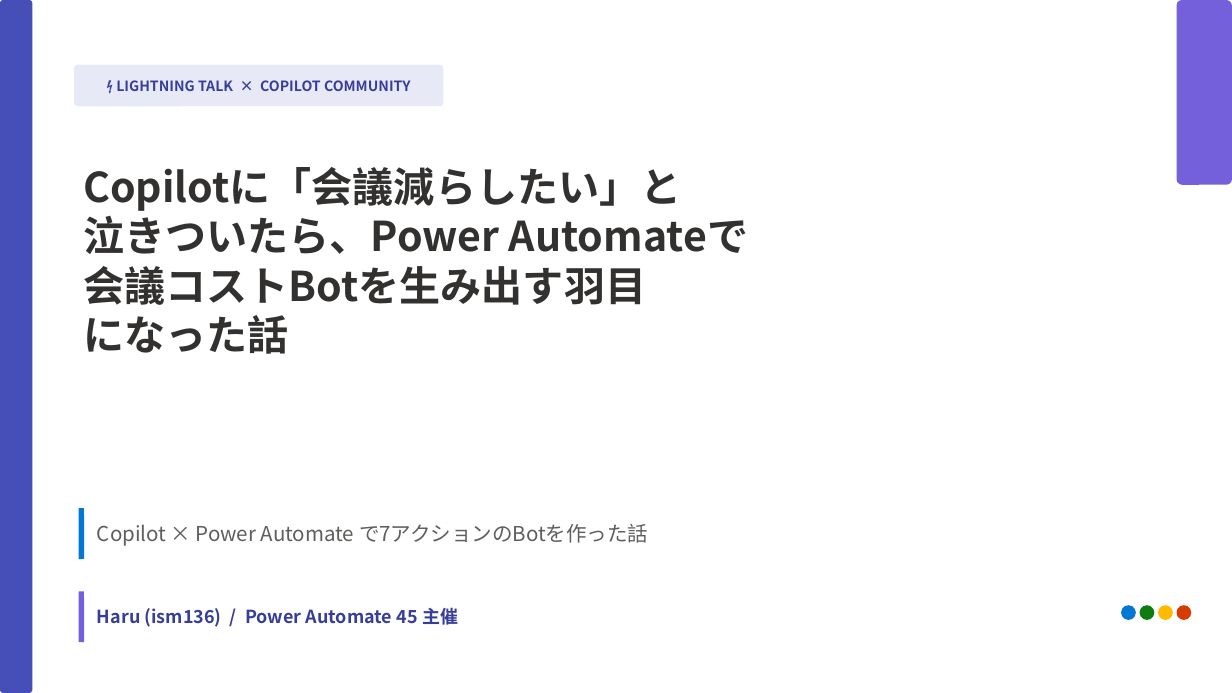
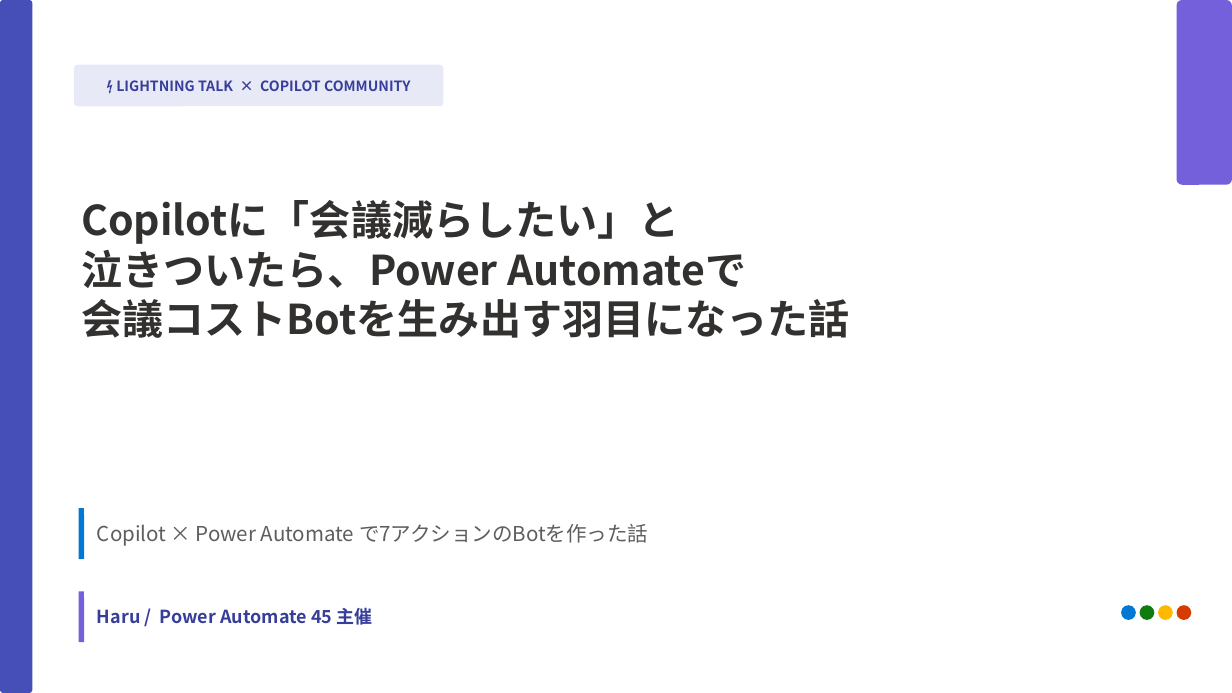
Before and after one commit to Haru-PowerPlatform/pa45, a slide deck: slide 1 of assets/pa45/LT001_Copilot_MeetingCostBot_20260428.pptx. Drawn at 1232x693 pixels with LibreOffice and Linux fonts; fonts in the diff are those of the drawing. Boxes give left, top, right and bottom in pixels: in the first picture for what was removed or moved away, otherwise in the second. Text is boxed around its words. In the diff, an @@ line names an element or a change of style, - is before the commit and + after.

```diff
--- a/assets/pa45/LT001_Copilot_MeetingCostBot_20260428.pptx
+++ b/assets/pa45/LT001_Copilot_MeetingCostBot_20260428.pptx
@@ text "Copilotに「会議減らしたい」と": place and size @@
-text "Copilotに「会議減らしたい」と" at box(83, 167, 748, 354)
+text "Copilotに「会議減らしたい」と" at box(81, 200, 849, 338)
@@ text at box(81, 299, 849, 338): text changed @@
-会議コストBotを生み出す羽目
-になった話
+会議コストBotを生み出す羽目になった話
@@ text at box(97, 607, 373, 625): text changed @@
-Haru (ism136) / Power Automate 45 主催
+Haru / Power Automate 45 主催
```
Also in this commit, not shown: 7 other slides changed, 5 slides added, 1 slide removed, 2 other files.
